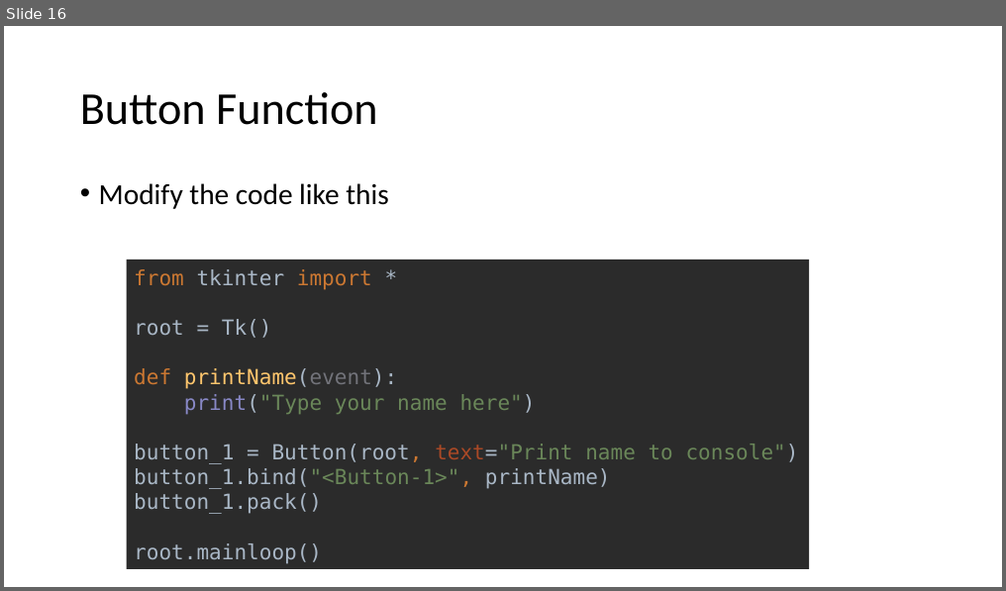
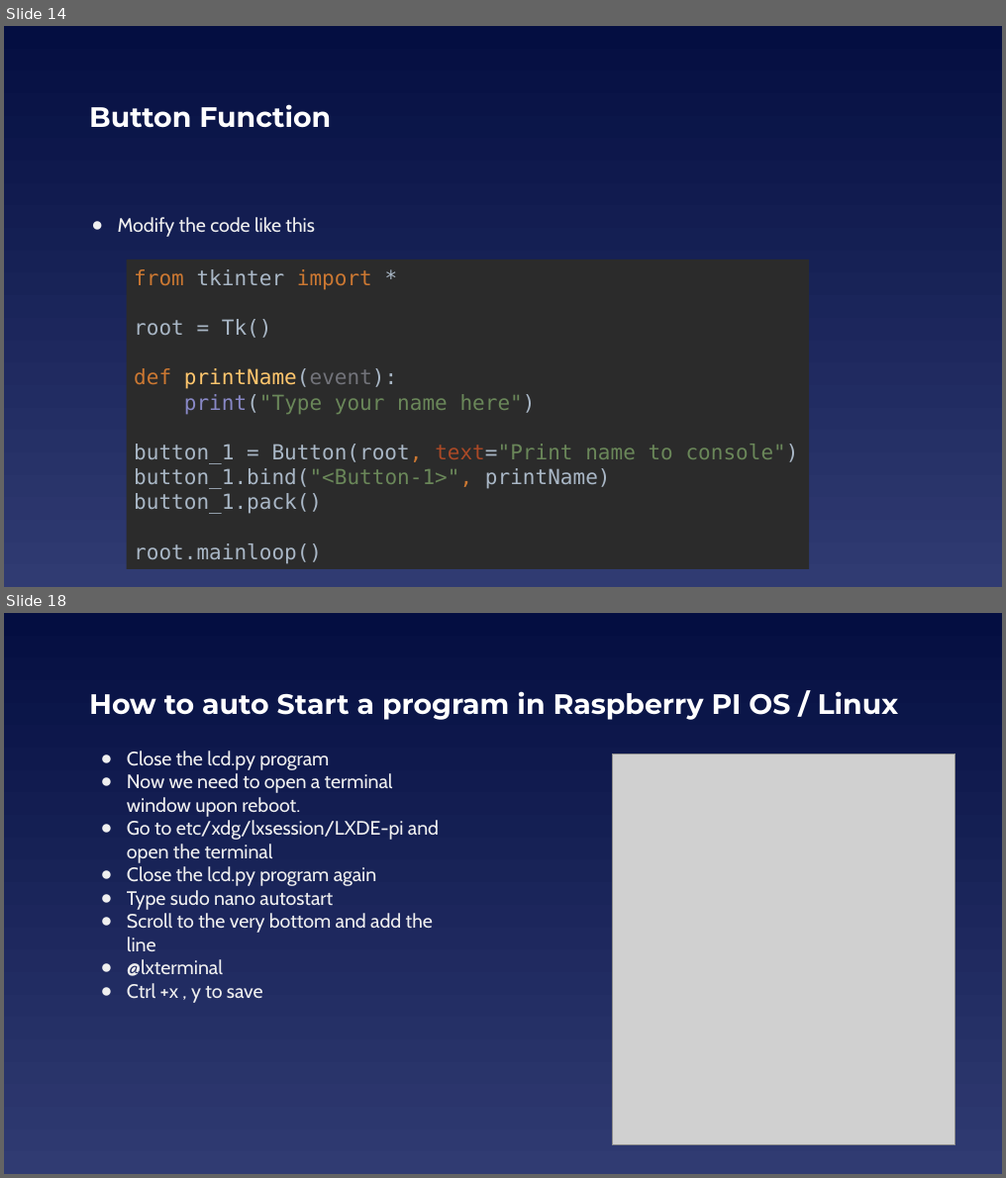
Before and after one commit to EELabMan/RPi-Touch-Display, a slide deck: Raspberry Pi TouchScreen Displays.pptx. Shown one above the other, each under a label of ours: slide 16 before the commit, slides 14 and 18 after it; the slides between them are not shown. The pictures are 1006x591 and 1006x1178 pixels, drawn with LibreOffice and Linux fonts; fonts in the diff are those of the drawing; grey boxes stand for pictures. Boxes give left, top, right and bottom in pixels: in the first picture for what was removed or moved away, otherwise in the second. Text is boxed around its words. In the diff, an @@ line names an element or a change of style, - is before the commit and + after.

```diff
--- a/Raspberry Pi TouchScreen Displays.pptx
+++ b/Raspberry Pi TouchScreen Displays.pptx
@@ slide 18 added at (4,613,1002,1174), background gradient #040E41 to #303B72 @@
@@ title added at (89,691,899,720), 27 pt, text #FFFFFF, bold @@
+How to auto Start a program in Raspberry PI OS / Linux
@@ text added at (127,751,439,1003), 18.7 pt, text #EFEFEF @@
+● Close the lcd.py program
+● Now we need to open a terminal window upon reboot.
+● Go to etc/xdg/lxsession/LXDE-pi and open the terminal
+● Close the lcd.py program again
+● Type sudo nano autostart
+● Scroll to the very bottom and add the line
+● @lxterminal
+● Ctrl +x , y to save
@@ picture added at (612,754,955,1146) @@
@@ what was slide 16 is now slide 14 @@
@@ slide 14 changed as well @@
@@ background #FFFFFF to gradient #040E41 to #303B72 @@
@@ title "Button Function": place and size @@
-title "Button Function" at (80,92,378,125)
+title "Button Function" at (89,104,331,128)
@@ title "Button Function" at (89,104,331,128): size 44 to 27 pt, font Calibri to Montserrat, text colour #000000 to #FFFFFF, bold on; line spacing 0.9 to 1 @@
@@ text "Modify the code like this" at (118,217,314,237): size 28 to 18.7 pt, font Calibri to Cabin, text colour #000000 to #EFEFEF; bullet • to ●; line spacing 0.9 to 1; less space between paragraphs; vertical alignment top to middle @@
```
Also in this commit, not shown: 15 other slides changed, 6 other slides added, 6 slides removed, 1 other file.
